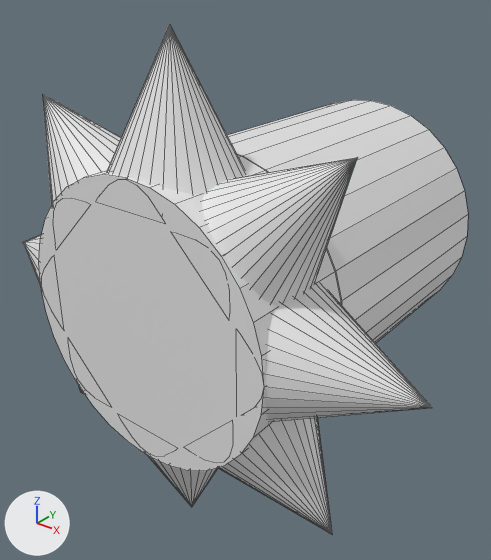
An edit to the FBX model Assets/Model/回転のこぎり.fbx, drawn before and after from the same camera.
One viewpoint serves both versions: a 50 mm lens placed at (2.86, -2.9, 2.16), pointed at (-0.02, 0.71, -0.08). Every picture has the same lights, and +X, +Y and +Z are marked at lower left. Mesh edges are drawn as thin lines. Where no turn or scale is listed for an object, it has been applied to the vertices.

In view in the first picture: '円柱.001', '円錐.001'.
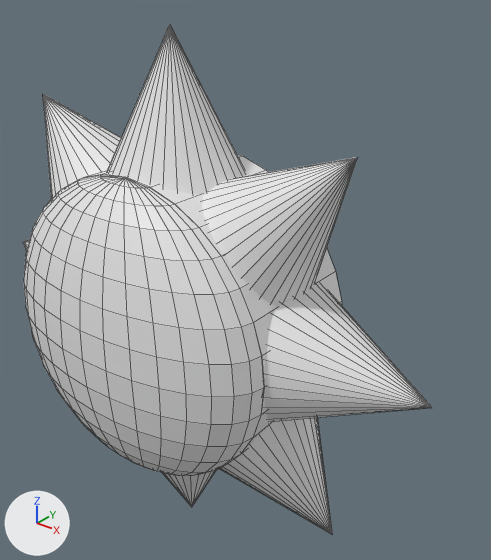
Where the newer file only moved an object's origin or applied its transform, the numbers keep the older frame.

Where the change shows, as pixel boxes (x1, y1, x2, y2) in the pictures (491 x 560 px):
```json
{"object": "円柱.001", "change": "deleted", "before": [228, 100, 468, 343]}
{"part": 1, "of": "me_円錐_001", "change": "built on", "before": [84, 155, 341, 454], "after": [24, 154, 342, 476]}
```

Edits to the scene script, one JSON object a line:
```json
{"block": "me_円錐_001", "where": "# used by ob_円錐_001; location = (0.894, 0.0, 0.893)"}
{"op": "remove", "block": "me_円錐_001", "code": "me_円錐_001.from_pydata(...)  # 360 vertices, 314 faces; spans x -2.69..0.9, y -0.41..0.41, z -2.68..0.89"}
{"op": "add", "block": "me_円錐_001", "code": "me_円錐_001.from_pydata(...)  # 617 vertices, 571 faces; spans x -2.69..0.9, y -0.85..0.41, z -2.68..0.89"}
{"block": "me_円錐_001", "change": "me_円錐_001 part 1"}
{"block": "me_円錐_001", "change": "33 faces are deleted"}
{"block": "me_円錐_001", "change": "220 vertices are added at x -1.88..0.03, y -0.85..-0.42, z -1.87..0.09"}
{"block": "me_円錐_001", "change": "32 new vertices lie (0.0, -0.82, 0.0) away from vertices in x -1.89..0.11, y 0.41, z -1.89..0.11"}
{"block": "me_円錐_001", "change": "5 new vertices lie (-0.02, -0.08, 0.0) away from vertices in x 0.03..0.11, y -0.41, z -1.28..-0.51"}
{"block": "me_円錐_001", "change": "290 new faces join them"}
{"op": "remove", "block": "ob_円柱_001", "code": ["ob_円柱_001 = bpy.data.objects.new('円柱.001', me_円柱_001)", "ob_円柱_001.location = (0.0, 1.4, 0.0)"]}
```
